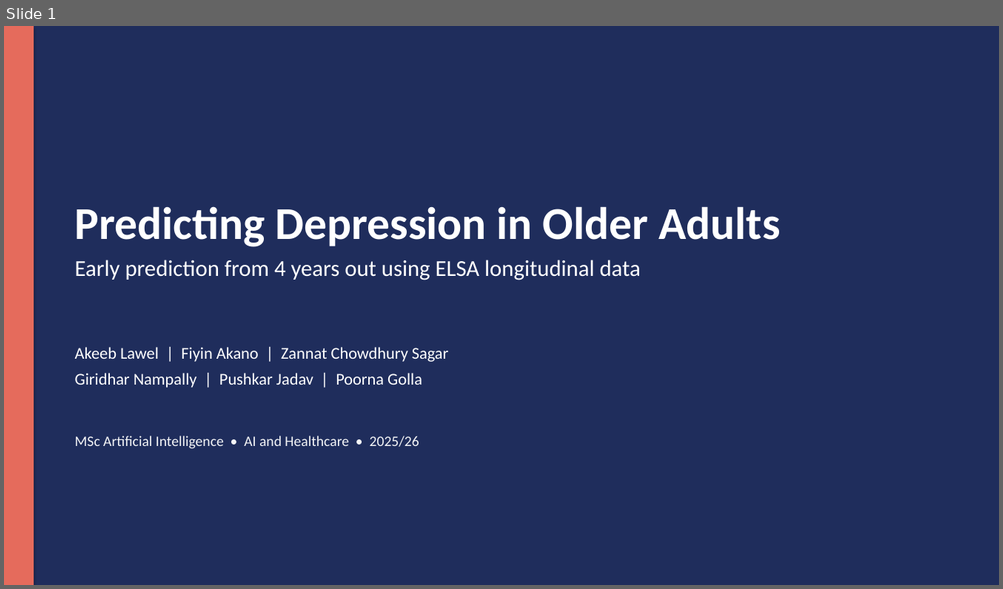
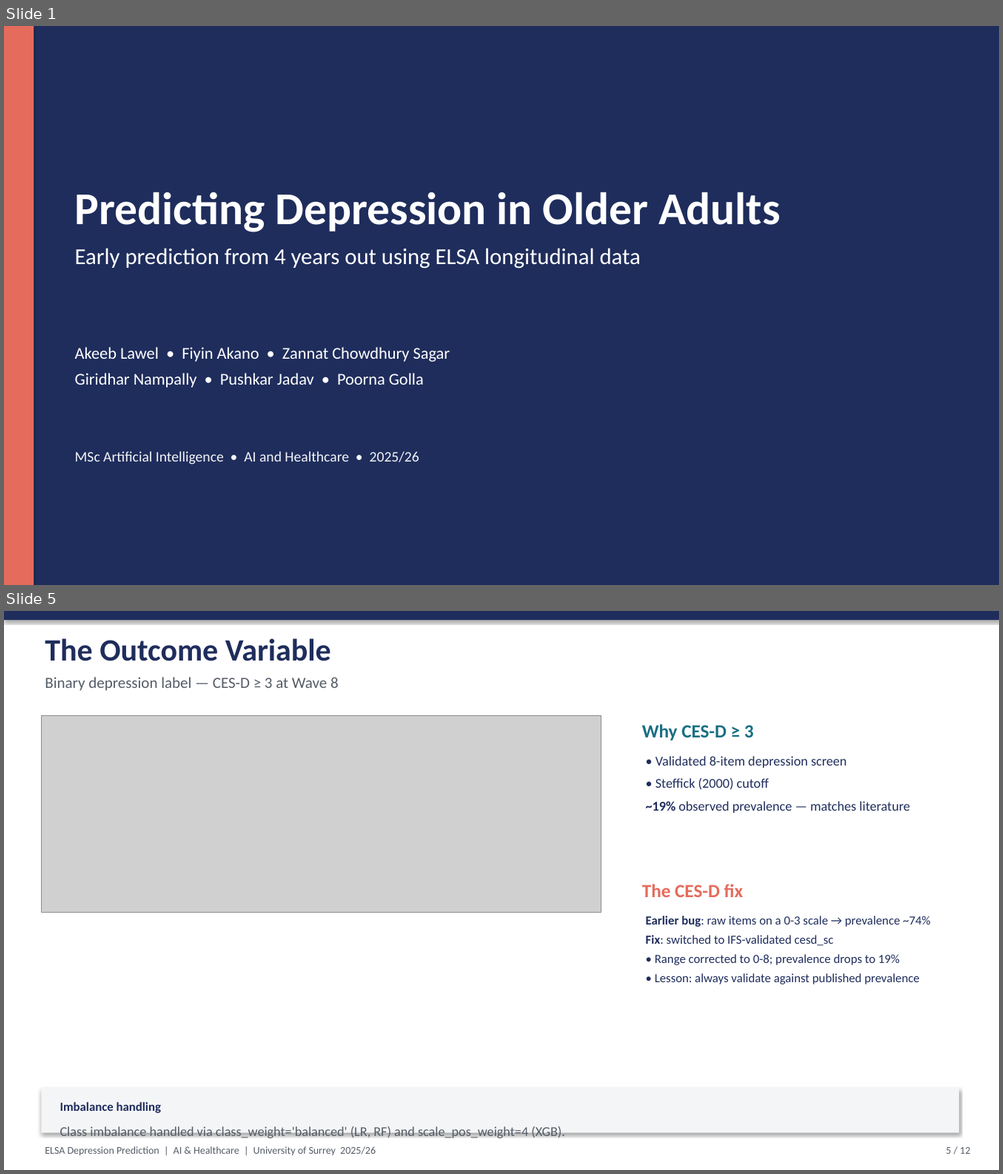
Before and after one commit to CHOC4HOL1C/elsa-depression-prediction, a slide deck: presentation/ELSA_Depression_Prediction.pptx. Shown one above the other, each under a label of ours: slide 1 before the commit, slides 1 and 5 after it; the slides between them are not shown. The pictures are 1003x589 and 1003x1174 pixels, drawn with LibreOffice and Linux fonts; fonts in the diff are those of the drawing; grey boxes stand for pictures. Boxes give left, top, right and bottom in pixels: in the first picture for what was removed or moved away, otherwise in the second. Text is boxed around its words. In the diff, an @@ line names an element or a change of style, - is before the commit and + after.

```diff
--- a/presentation/ELSA_Depression_Prediction.pptx
+++ b/presentation/ELSA_Depression_Prediction.pptx
@@ slide 5 added at [4, 611, 999, 1170], background #FFFFFF @@
@@ rectangle added at [4, 611, 999, 620], fill #1F2D5C @@
@@ text added at [45, 638, 331, 661], 30 pt, text #1F2D5C, bold @@
+The Outcome Variable
@@ text added at [45, 677, 338, 691], 15 pt, text #555C66 @@
+Binary depression label — CES-D ≥ 3 at Wave 8
@@ picture added at [41, 715, 601, 912] @@
@@ text added at [642, 724, 754, 741], 18 pt, text #186F82, bold @@
+Why CES-D ≥ 3
@@ text added at [646, 756, 910, 813], 13 pt, text #1F2D5C @@
+• Validated 8-item depression screen
+• Steffick (2000) cutoff
+~19% observed prevalence — matches literature
@@ text added at [642, 884, 743, 897], 18 pt, text #E56B5C, bold @@
+The CES-D fix
@@ text added at [646, 916, 930, 985], 12 pt, text #1F2D5C @@
+Earlier bug: raw items on a 0-3 scale → prevalence ~74%
+Fix: switched to IFS-validated cesd_sc
+• Range corrected to 0-8; prevalence drops to 19%
+• Lesson: always validate against published prevalence
@@ rectangle added at [41, 1088, 959, 1133], fill #F4F5F7 @@
@@ text added at [60, 1102, 161, 1113], 12 pt, text #1F2D5C, bold @@
+Imbalance handling
@@ text added at [60, 1127, 565, 1139], 13 pt, text #555C66 @@
+Class imbalance handled via class_weight='balanced' (LR, RF) and scale_pos_weight=4 (XGB).
@@ text added at [45, 1147, 375, 1156], 10 pt, text #555C66 @@
+ELSA Depression Prediction | AI & Healthcare | University of Surrey 2025/26
@@ text added at [945, 1147, 970, 1154], 10 pt, text #555C66 @@
+5 / 12
@@ slide 1 changed as well @@
@@ text "Predicting Depression in Older Adults": place and size @@
-text "Predicting Depression in Older Adults" at [75, 207, 780, 247]
+text "Predicting Depression in Older Adults" at [75, 192, 780, 232]
@@ text "Early prediction from 4 years ...": place and size @@
-text "Early prediction from 4 years ..." at [75, 260, 640, 281]
+text "Early prediction from 4 years ..." at [75, 248, 640, 269]
@@ text at [75, 347, 450, 362]: text changed @@
-Akeeb Lawel | Fiyin Akano | Zannat Chowdhury Sagar
+Akeeb Lawel • Fiyin Akano • Zannat Chowdhury Sagar
@@ text at [75, 373, 424, 388]: text changed @@
-Giridhar Nampally | Pushkar Jadav | Poorna Golla
+Giridhar Nampally • Pushkar Jadav • Poorna Golla
@@ text "MSc Artificial Intelligence • AI ...": place and size @@
-text "MSc Artificial Intelligence • AI ..." at [75, 436, 419, 449]
+text "MSc Artificial Intelligence • AI ..." at [75, 452, 419, 465]
```
Also in this commit, not shown: 4 other slides changed, 6 other slides added, 2 slides removed, 6 other files.
